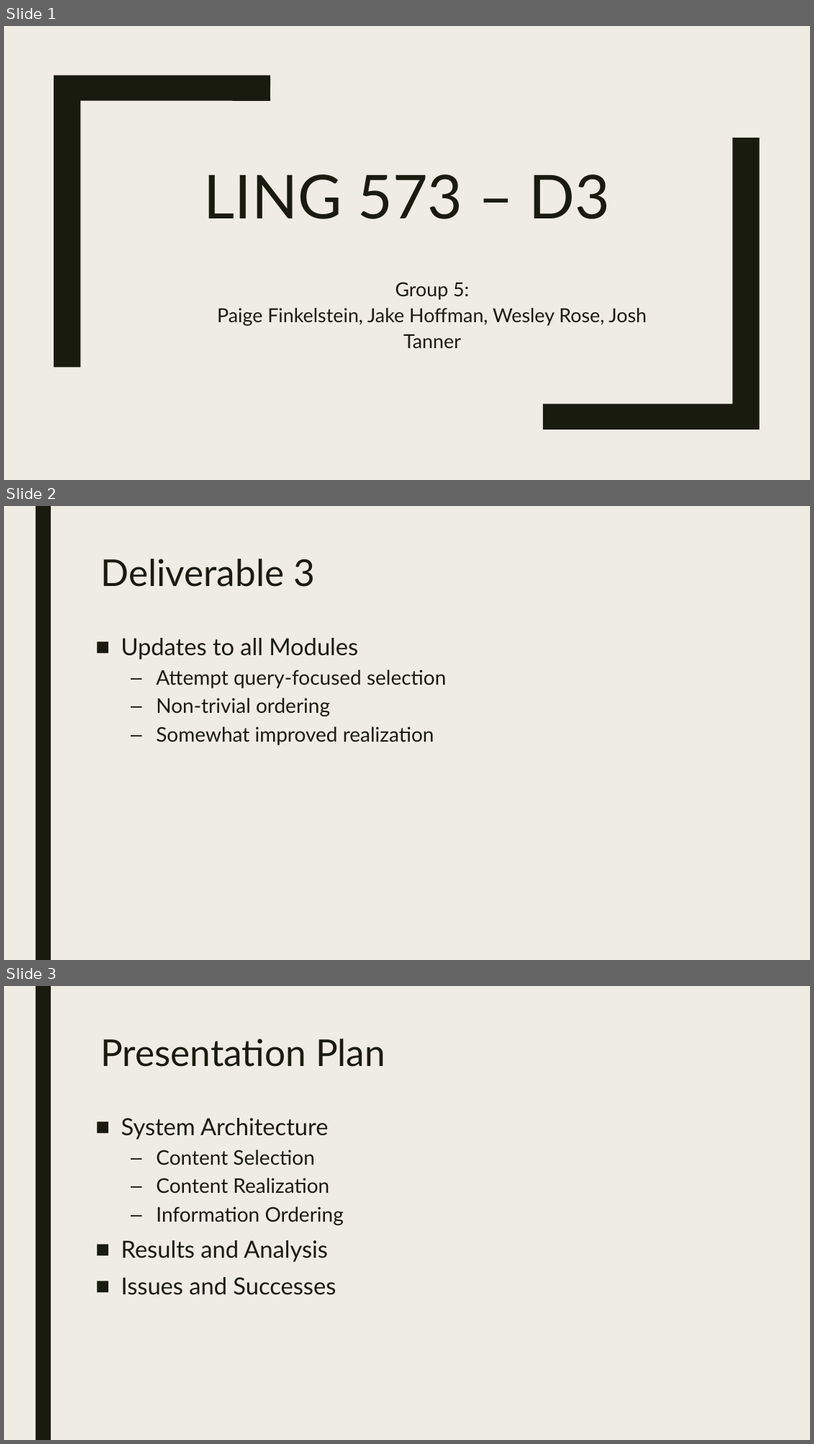
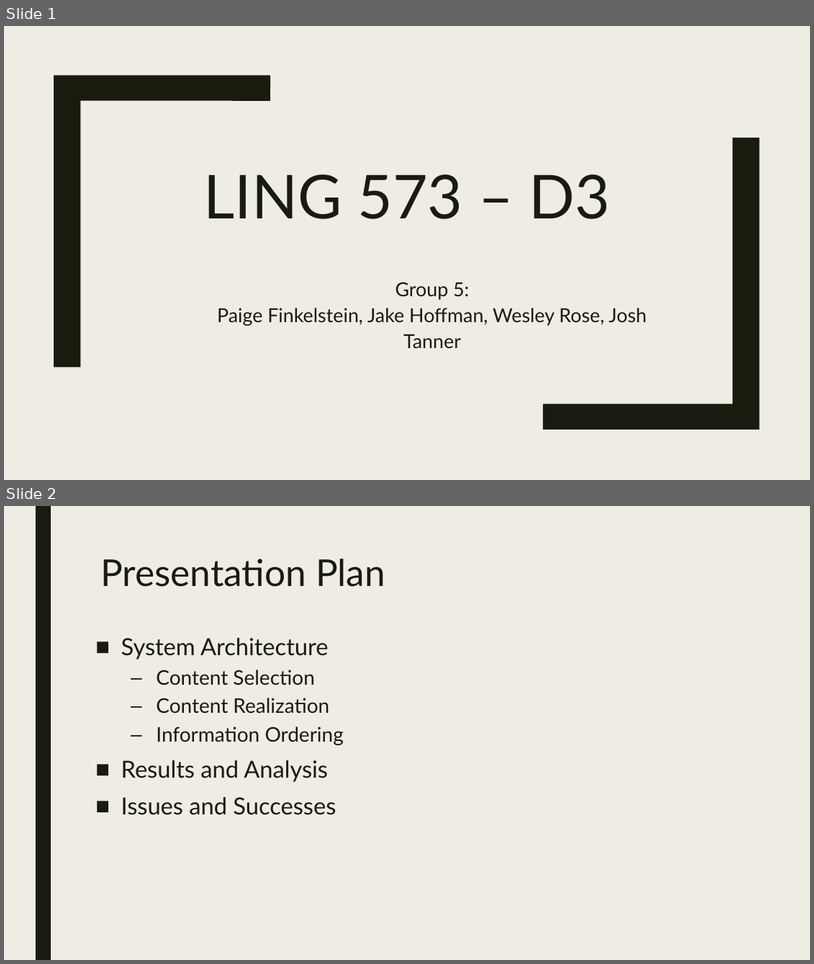
Before and after one commit to Mindful/ling-573, a slide deck: doc/D3_presentation.pptx. Shown one above the other, each under a label of ours: slides 1, 2 and 3 before the commit, slides 1 and 2 after it. The pictures are 814x1444 and 814x964 pixels, drawn with LibreOffice and Linux fonts; fonts in the diff are those of the drawing. Boxes give left, top, right and bottom in pixels: in the first picture for what was removed or moved away, otherwise in the second. Text is boxed around its words. In the diff, an @@ line names an element or a change of style, - is before the commit and + after.

```diff
--- a/doc/D3_presentation.pptx
+++ b/doc/D3_presentation.pptx
@@ slide 2 removed at box(4, 506, 810, 960), background #EFEDE3; not listed: 1 template element that a slide beside it also shows @@
@@ title removed at box(100, 559, 315, 587) @@
-Deliverable 3
@@ text removed at box(121, 638, 446, 745) @@
-■ Updates to all Modules
-  – Attempt query-focused selection
-  – Non-trivial ordering
-  – Somewhat improved realization
@@ what was slide 3 is now slide 2 @@
```
Also in this commit, not shown: 4 slides changed.
